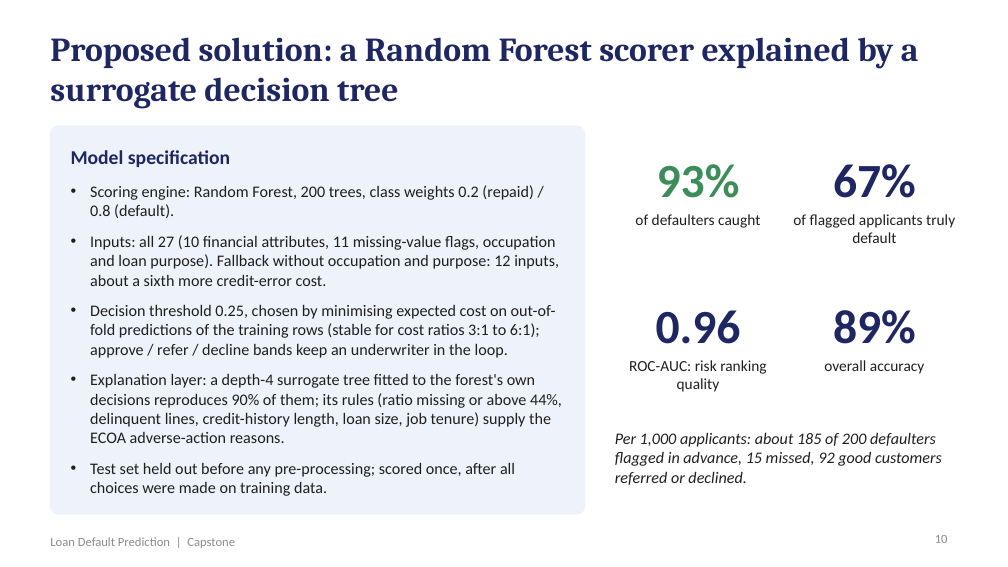
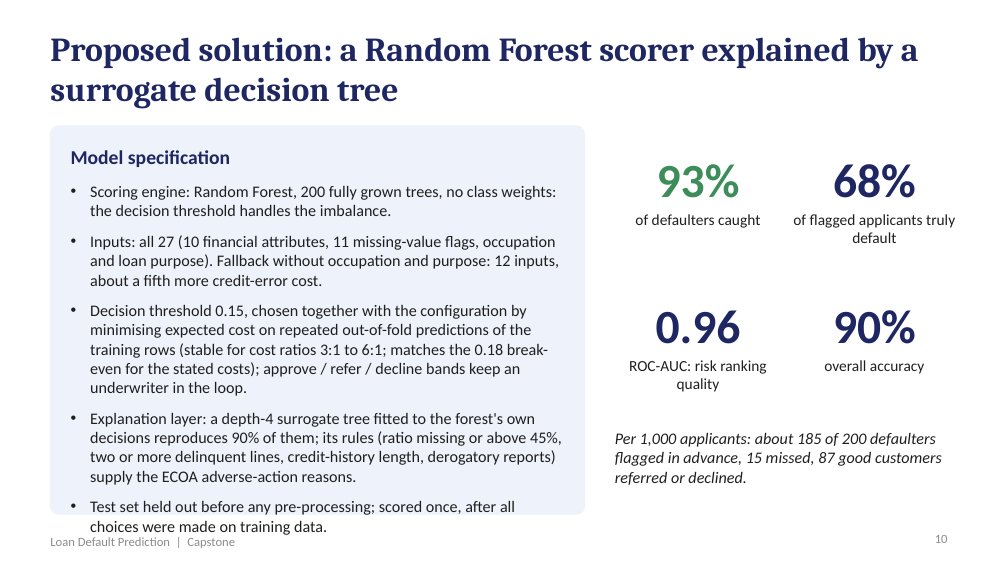
Before and after one commit to shubham1891/Personal-code, a slide deck: slide 10 of presentation/Loan_Default_Prediction_Presentation.pptx. Drawn at 1008x567 pixels with LibreOffice and Linux fonts; fonts in the diff are those of the drawing. Boxes give left, top, right and bottom in pixels: in the first picture for what was removed or moved away, otherwise in the second. Text is boxed around its words. In the diff, an @@ line names an element or a change of style, - is before the commit and + after.

```diff
--- a/presentation/Loan_Default_Prediction_Presentation.pptx
+++ b/presentation/Loan_Default_Prediction_Presentation.pptx
@@ text at bbox=[833, 164, 916, 198]: text changed @@
-67%
+68%
@@ text at bbox=[90, 185, 562, 485]: text changed @@
-• Scoring engine: Random Forest, 200 trees, class weights 0.2 (repaid) / 0.8 (default).
-• Inputs: all 27 (10 financial attributes, 11 missing-value flags, occupation and loan purpose). Fallback without occupation and purpose: 12 inputs, about a sixth more credit-error cost.
-• Decision threshold 0.25, chosen by minimising expected cost on out-of-fold predictions of the training rows (stable for cost ratios 3:1 to 6:1); approve / refer / decline bands keep an underwriter in the loop.
-• Explanation layer: a depth-4 surrogate tree fitted to the forest's own decisions reproduces 90% of them; its rules (ratio missing or above 44%, delinquent lines, credit-history length, loan size, job tenure) supply the ECOA adverse-action reasons.
+• Scoring engine: Random Forest, 200 fully grown trees, no class weights: the decision threshold handles the imbalance.
+• Inputs: all 27 (10 financial attributes, 11 missing-value flags, occupation and loan purpose). Fallback without occupation and purpose: 12 inputs, about a fifth more credit-error cost.
+• Decision threshold 0.15, chosen together with the configuration by minimising expected cost on repeated out-of-fold predictions of the training rows (stable for cost ratios 3:1 to 6:1; matches the 0.18 break-even for the stated costs); approve / refer / decline bands keep an underwriter in the loop.
+• Explanation layer: a depth-4 surrogate tree fitted to the forest's own decisions reproduces 90% of them; its rules (ratio missing or above 45%, two or more delinquent lines, credit-history length, derogatory reports) supply the ECOA adverse-action reasons.
@@ text at bbox=[833, 310, 916, 344]: text changed @@
-89%
+90%
@@ text at bbox=[615, 432, 942, 485]: text changed @@
-Per 1,000 applicants: about 185 of 200 defaulters flagged in advance, 15 missed, 92 good customers referred or declined.
+Per 1,000 applicants: about 185 of 200 defaulters flagged in advance, 15 missed, 87 good customers referred or declined.
```
Also in this commit, not shown: 9 other slides changed, 18 other files.
